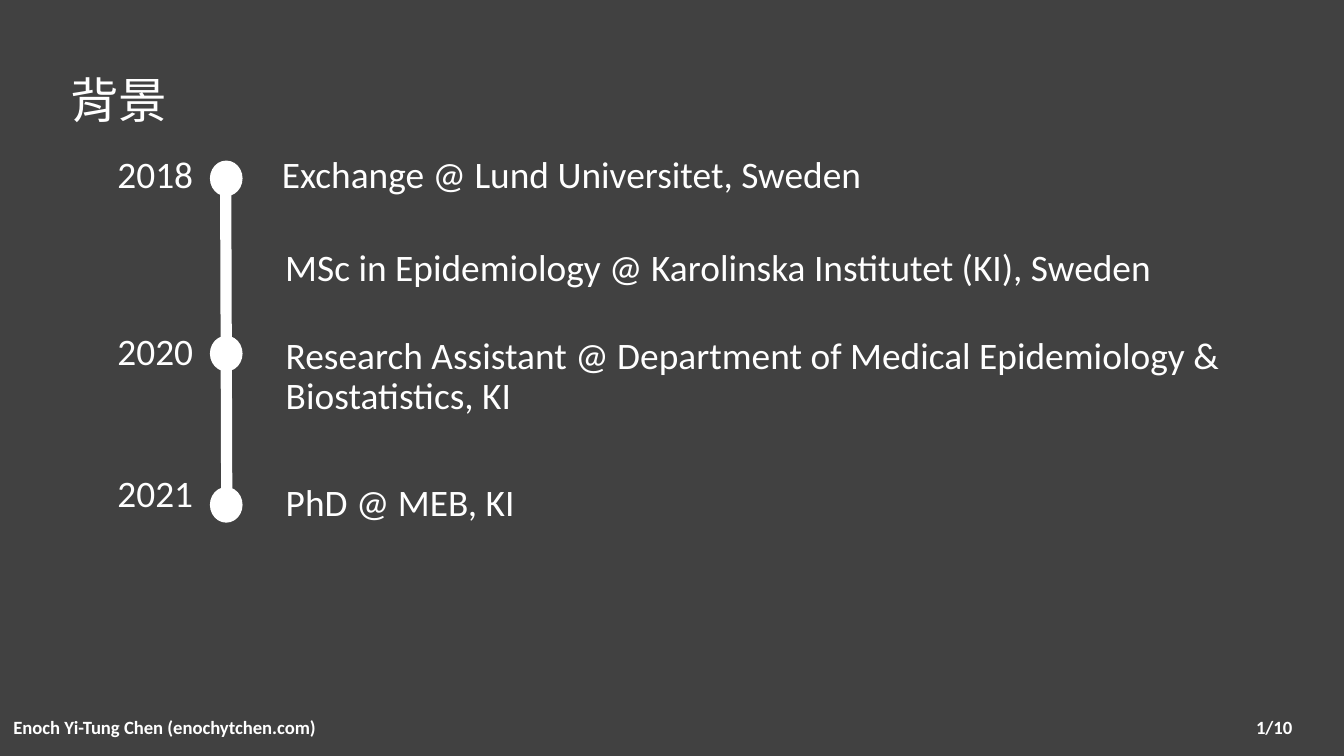
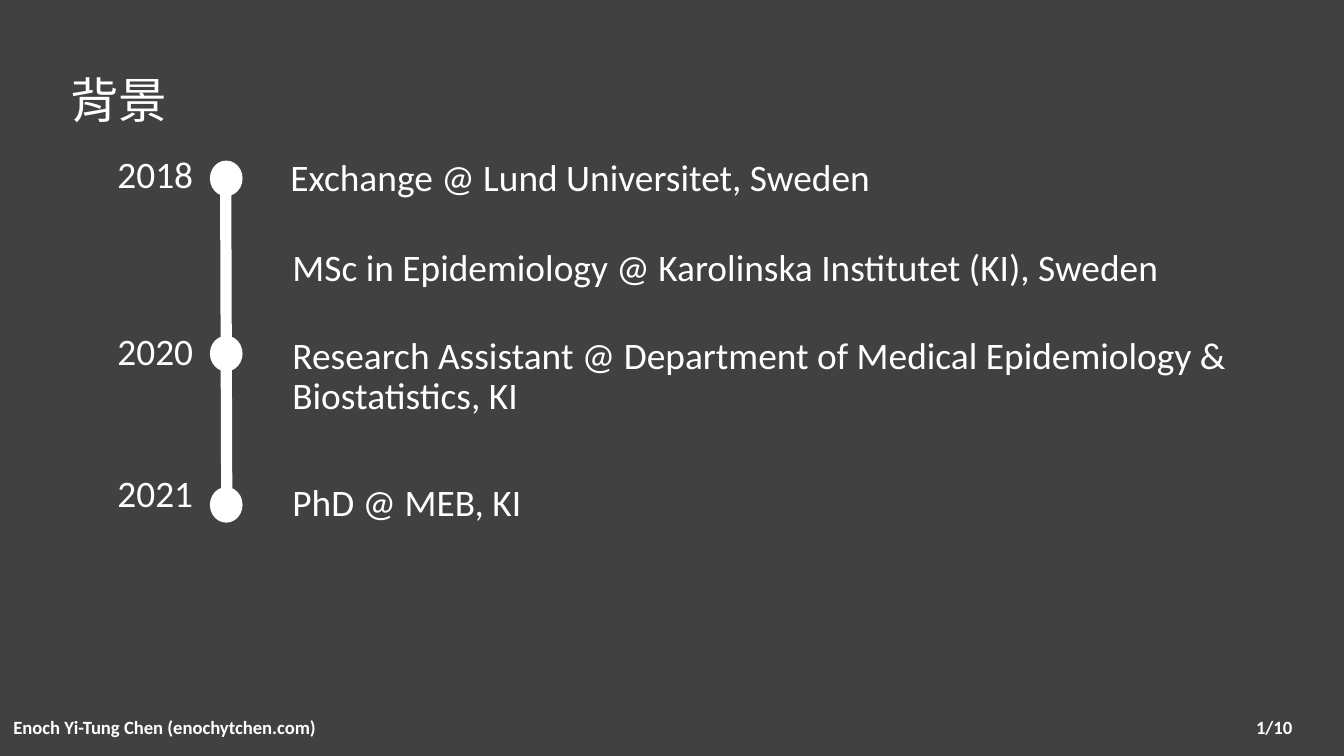
Before and after one commit to enochytchen/enochytchen.github.io, a slide deck: slide 2 of talk/tmu_20210318/TMU_20210318.pptx. Drawn at 1344x756 pixels with LibreOffice and Linux fonts; fonts in the diff are those of the drawing. Boxes give left, top, right and bottom in pixels: in the first picture for what was removed or moved away, otherwise in the second. Text is boxed around its words. In the diff, an @@ line names an element or a change of style, - is before the commit and + after.

```diff
--- a/talk/tmu_20210318/TMU_20210318.pptx
+++ b/talk/tmu_20210318/TMU_20210318.pptx
@@ text "Exchange @ Lund Universitet, Sweden": place and size @@
-text "Exchange @ Lund Universitet, Sweden" at <box>282,162,861,195</box>
+text "Exchange @ Lund Universitet, Sweden" at <box>290,165,870,198</box>
@@ text "MSc in Epidemiology @ Karolinska ...": place and size @@
-text "MSc in Epidemiology @ Karolinska ..." at <box>285,254,1151,288</box>
+text "MSc in Epidemiology @ Karolinska ..." at <box>292,254,1158,288</box>
@@ text "Research Assistant @ Department of ...": place and size @@
-text "Research Assistant @ Department of ..." at <box>286,343,1185,414</box>
+text "Research Assistant @ Department of ..." at <box>292,343,1192,414</box>
@@ text "PhD @ MEB, KI": place and size @@
-text "PhD @ MEB, KI" at <box>286,490,515,521</box>
+text "PhD @ MEB, KI" at <box>292,490,521,521</box>
```
Also in this commit, not shown: 2 other slides changed, 7 other files.
